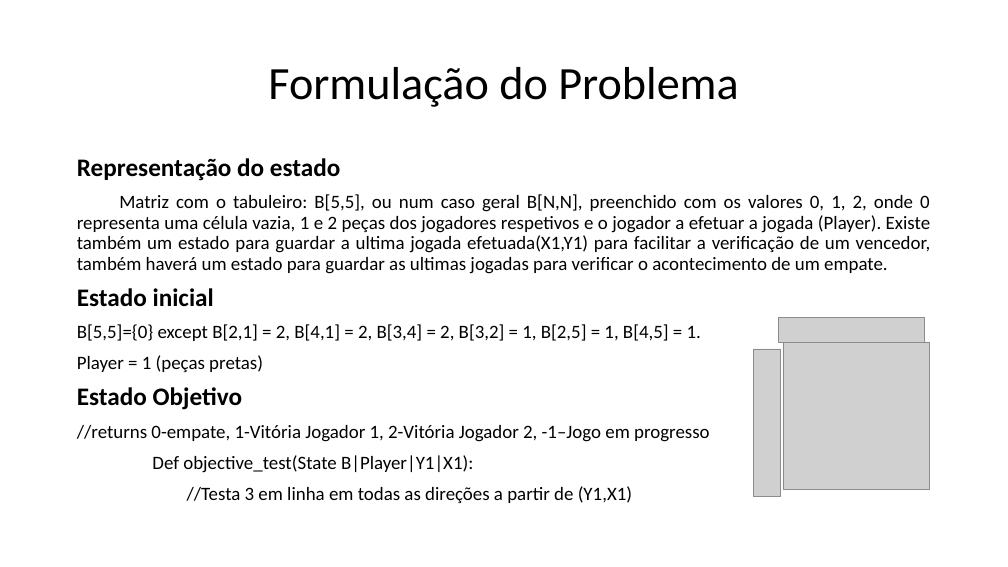
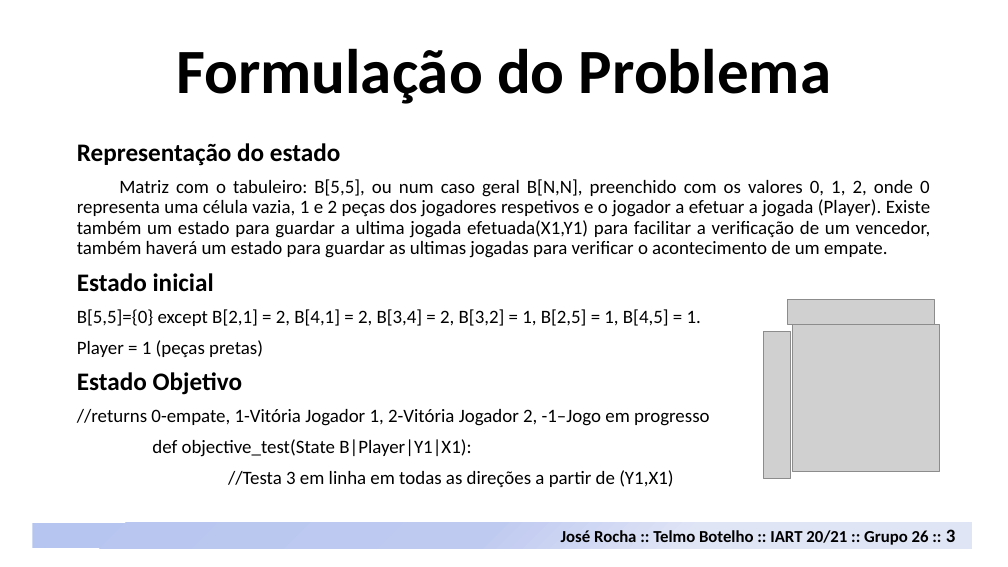
Before and after one commit to davidrocha9/FEUP-IART, a slide deck: slide 3 of Proj1/doc/Neutreeko.pptx. Drawn at 1008x567 pixels with LibreOffice and Linux fonts; fonts in the diff are those of the drawing; grey boxes stand for pictures. Boxes give left, top, right and bottom in pixels: in the first picture for what was removed or moved away, otherwise in the second. Text is boxed around its words. In the diff, an @@ line names an element or a change of style, - is before the commit and + after.

```diff
--- a/Proj1/doc/Neutreeko.pptx
+++ b/Proj1/doc/Neutreeko.pptx
@@ text "Formulação do Problema": place and size @@
-text "Formulação do Problema" at box(268, 67, 738, 107)
+text "Formulação do Problema" at box(176, 48, 831, 104)
@@ text "Formulação do Problema" at box(176, 48, 831, 104): size 44 to 60 pt, bold on; vertical alignment middle to bottom @@
@@ text "Representação do estado": place and size @@
-text "Representação do estado" at box(77, 158, 931, 503)
+text "Representação do estado" at box(77, 143, 931, 487)
@@ 3 pictures: place and size @@
-3 pictures at box(754, 318, 930, 497)
+3 pictures at box(764, 299, 940, 479)
@@ text at box(152, 439, 471, 457): text changed @@
-Def objective_test(State B|Player|Y1|X1):
+def objective_test(State B|Player|Y1|X1):
@@ rectangle added at box(33, 523, 972, 548), fill gradient #B6C4F0 to #C0CBF0 to #E0E5F7 @@
@@ text added at box(561, 529, 956, 545), 16 pt, text #000000, bold @@
+José Rocha :: Telmo Botelho :: IART 20/21 :: Grupo 26 :: 3
```
Also in this commit, not shown: 4 other slides changed, 5 slides added, 1 slide removed, 5 other files.
